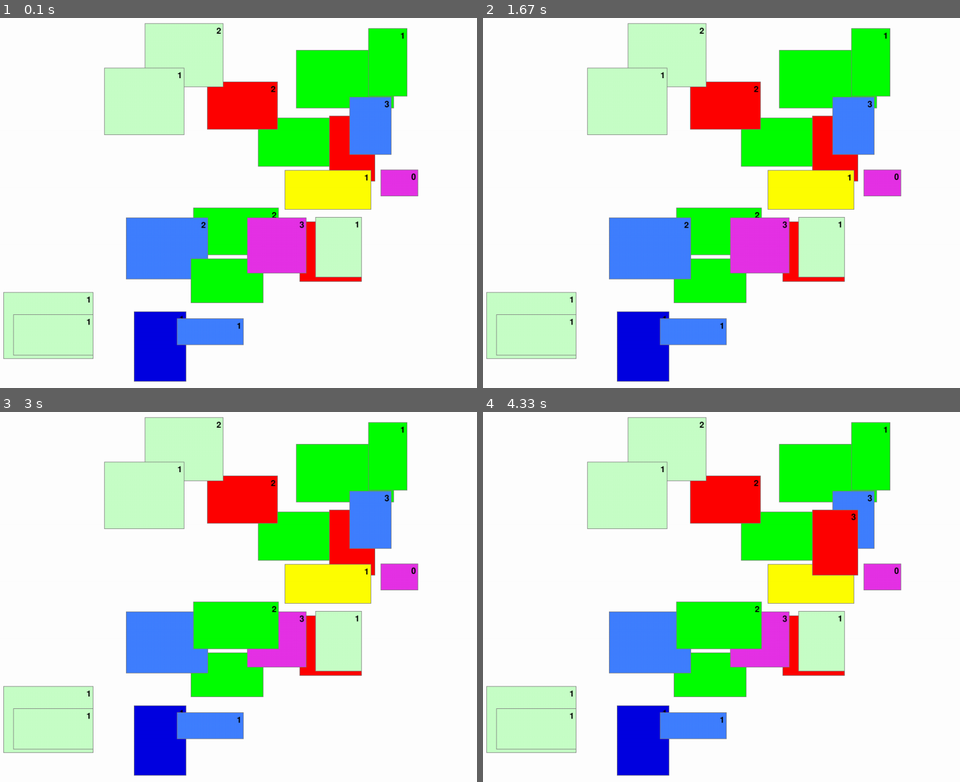
Above: before the commit, frames 1-4 (two rows, left to right).
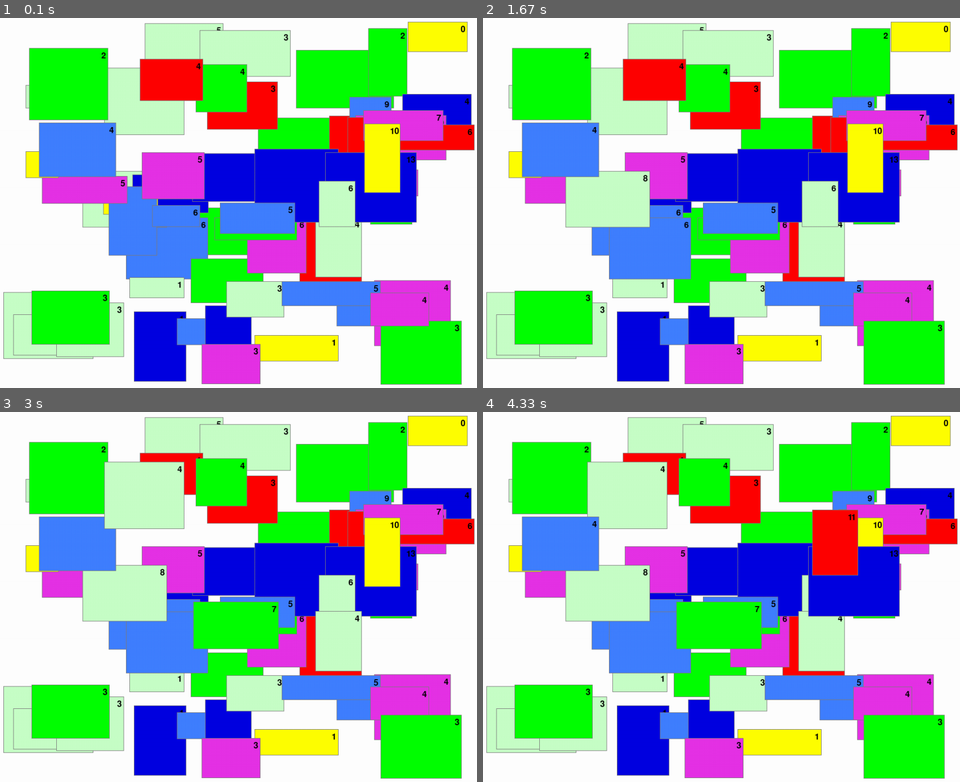
Above: after the commit, the same moments.

Repository: StanislavBeskaev/pygame_practice
Game: pygame game, started from learning/7_font/movable_mouse_rect.py
Two runs of this game, one before a commit and one after it. Both use one fixed random seed, a clock stepped at 60 frames per second and the inputs below.
Inputs (mouse positions are in pixels of both pictures, inside the frame that each line leads up to):
- Up to frame 1 (0.1 s): no input
- Up to frame 2 (1.67 s): click (688, 221) at 0.38 s; click (583, 210) at 0.72 s; click (549, 151) at 1.05 s; click (893, 339) at 1.38 s
- Up to frame 3 (3 s): click (233, 471) at 1.72 s; click (228, 641) at 2.05 s; click (352, 659) at 2.38 s; click (152, 523) at 2.72 s
- Up to frame 4 (4.33 s): click (840, 567) at 3.05 s; click (812, 534) at 3.88 s; click (559, 526) at 4.22 s

The runs differ from the first frame. In frame 1, 44% of the frame differs, in the area x 5-100%, y 0-100%; in frame 2, 44%; in frame 3, 42%; in frame 4, 41%.

Commit message:
Передвигаемый мышкой прямоугольник Добавлены цвет и толщина активной границы

Diff:
--- a/learning/7_font/movable_mouse_rect.py
+++ b/learning/7_font/movable_mouse_rect.py
@@ -9,17 +9,21 @@
 
 Color = tuple[int, int, int]
 PGPoint = tuple[int, int]
-FPS = 60
+FPS = 35
 WIDTH = 1024
 HEIGHT = 768
 
 last_mouse_pressed_position: PGPoint
 movable_rects: list["MovableMouseRect"] = []
-RECT_COUNT = 20
+RECT_COUNT = 60
 RECT_MIN_WIDTH = 60
 RECT_MAX_WIDTH = 200
 RECT_MIN_HEIGHT = 40
 RECT_MAX_HEIGHT = 150
+PASSIVE_BORDER_COLOR = colors.GRAY
+ACTIVE_BORDER_COLOR = colors.ORANGE
+PASSIVE_BORDER_WIDTH = 1
+ACTIVE_BORDER_WIDTH = 3
 
 
 class MovableMouseRect:
@@ -49,8 +53,9 @@
             self._stop_moving()
 
         self._calculate_intersection_count()
-        self.surface.fill(colors.GRAY)
-        self.surface.fill(self._color, self.surface.get_rect().inflate(-2, -2))
+        self.surface.fill(ACTIVE_BORDER_COLOR if self.moving else PASSIVE_BORDER_COLOR)
+        border_width = ACTIVE_BORDER_WIDTH if self.moving else PASSIVE_BORDER_WIDTH
+        self.surface.fill(self._color, self.surface.get_rect().inflate(-2 * border_width, -2 * border_width))
         self._display_intersection_count()
 
     def _need_start_moving(self) -> bool:
--- a/learning/colors.py
+++ b/learning/colors.py
@@ -8,3 +8,4 @@
 YELLOW = (255, 255, 0)
 PINK = (230, 50, 230)
 LIGHT_GREEN = (200, 255, 200)
+ORANGE = (255, 140, 0)
